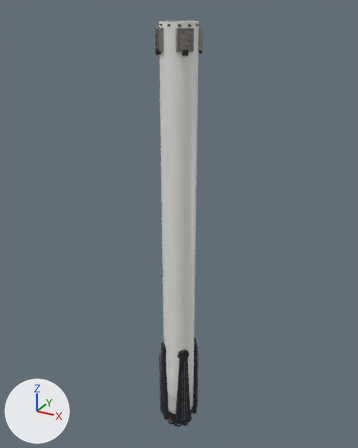
Before and after pictures for a commit that changed the glTF model assets/rockets/heron-9-v11/booster.hi.glb.
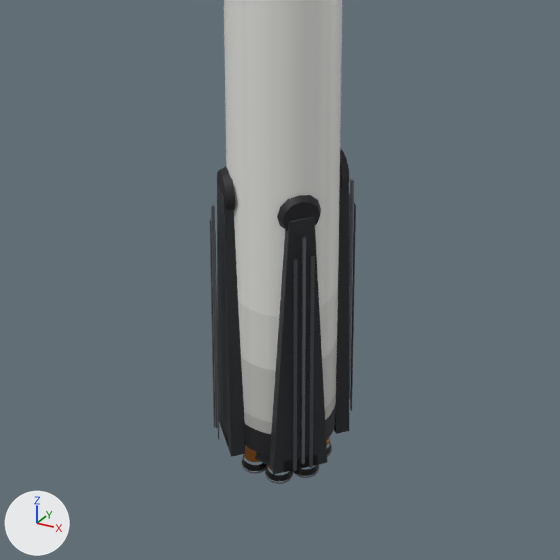
Each version appears first whole from a camera (50 mm lens) standing at (23.6, -42.9, 48.7) and looking at (-0.6, 1.2, 26.7), and next in a close-up on the part from 29% to 71% of the width and 66% to 100% of the height. Every picture has the same lights, and +X, +Y and +Z are marked at lower left. The older version's two pictures come first. Where no turn or scale is listed for an object, it has been applied to the vertices. Vertices at exactly the same position are counted once.

The scene before the commit, as lines of its bpy script (objects in view):
```python
ob_booster_dark = bpy.data.objects.new('booster.dark', me_booster_dark)
ob_booster_dark.location = (0.0, 0.0, 23.92)
ob_leg_0_dark = bpy.data.objects.new('leg_0.dark', me_leg_0_dark)
ob_leg_0_dark.parent = ob_leg_0
ob_leg_0_dark.location = (0.0, 0.0, 5.54)
ob_leg_0_dark.scale = (5.54, 5.54, 5.54)
ob_leg_0_metal = bpy.data.objects.new('leg_0.metal', me_leg_0_metal)
ob_leg_0_metal.parent = ob_leg_0
ob_leg_0_metal.location = (0.5, 0.0, 5.041)
ob_leg_0_metal.scale = (4.78, 4.78, 4.78)
ob_leg_1_dark = bpy.data.objects.new('leg_1.dark', me_leg_0_dark)
ob_leg_1_dark.parent = ob_leg_1
ob_leg_1_dark.location = (0.0, 0.0, 5.54)
ob_leg_1_dark.scale = (5.54, 5.54, 5.54)
ob_leg_1_metal = bpy.data.objects.new('leg_1.metal', me_leg_0_metal)
ob_leg_1_metal.parent = ob_leg_1
ob_leg_1_metal.location = (0.5, 0.0, 5.041)
ob_leg_1_metal.scale = (4.78, 4.78, 4.78)
ob_leg_3_dark = bpy.data.objects.new('leg_3.dark', me_leg_0_dark)
ob_leg_3_dark.parent = ob_leg_3
ob_leg_3_dark.location = (0.0, 0.0, 5.54)
ob_leg_3_dark.scale = (5.54, 5.54, 5.54)
ob_leg_3_metal = bpy.data.objects.new('leg_3.metal', me_leg_0_metal)
ob_leg_3_metal.parent = ob_leg_3
ob_leg_3_metal.location = (0.5, 0.0, 5.041)
ob_leg_3_metal.scale = (4.78, 4.78, 4.78)
# also in view: 'booster.hull' at (0.0, 0.0, 24.9); 'booster.bell' at (0.0, 0.0, 0.6)
```
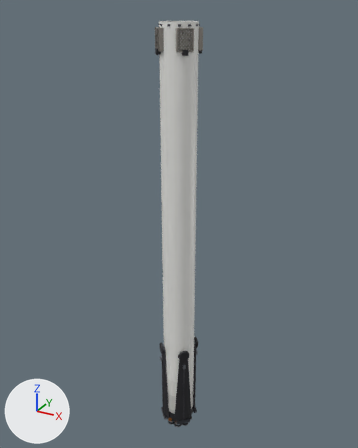
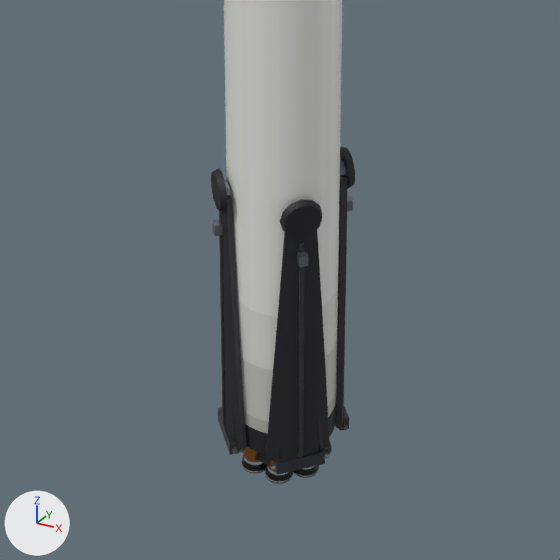
Pixel boxes [x1, y1, x2, y2] of what changed, in the close-ups (560 x 560 px; the box of a moved part takes in the faces that stretch with it):
'leg_0.dark', reshaped, moved, rescaled (14% wider)
    before: [270, 195, 327, 474]
    after: [265, 199, 330, 462]
'leg_1.dark', reshaped, moved, rescaled (28% wider)
    before: [217, 166, 245, 457]
    after: [211, 168, 247, 451]
'leg_3.dark', reshaped, moved, rescaled (25% wider)
    before: [334, 149, 349, 434]
    after: [336, 146, 355, 429]
'leg_0.metal', reshaped, moved, rescaled
    before: [293, 237, 315, 471]
    after: [270, 250, 328, 474]
'leg_1.metal', reshaped, moved, rescaled (190% wider, 16% taller)
    before: [210, 204, 219, 440]
    after: [212, 180, 240, 455]
'leg_3.metal', reshaped, moved, rescaled
    before: [349, 179, 356, 411]
    after: [339, 159, 353, 431]
part 1 of me_leg_0_dark, added
    after: [211, 146, 355, 238]
part 2 of me_leg_0_dark, moved or reshaped
    before: [217, 183, 349, 474]
    after: [219, 212, 304, 457]
part 3 of me_leg_0_dark, moved or reshaped
    before: [217, 149, 349, 472]
    after: [219, 174, 348, 461]
part 4 of me_leg_0_metal, added
    after: [218, 407, 349, 474]
part 5 of me_leg_0_metal, added
    after: [232, 423, 348, 470]
part 6 of me_leg_0_metal, added
    after: [212, 195, 353, 267]
part 7 of me_leg_0_metal, added (mostly hidden)
    after: [225, 159, 346, 196]
part 8 of me_leg_0_metal, deleted
    before: [211, 179, 354, 464]
part 9 of me_leg_0_metal, deleted
    before: [214, 193, 350, 468]
part 10 of me_leg_0_metal, deleted
    before: [210, 203, 356, 471]

The change in detail:
me_leg_0_dark is used by ob_leg_0_dark; parent ob_leg_0; location (0.0, 0.0, 5.54); scale (5.54, 5.54, 5.54).
me_leg_0_dark had 74 vertices, 136 faces and spanned x -0.05..0.05, y -0.17..0.17, z -1.0..1.0.
me_leg_0_dark now has 240 vertices, 456 faces and spans x -0.06..0.06, y -0.21..0.21, z -1.0..1.0.
me_leg_0_dark part 1: a new loose piece, a 12-sided cut cone along x (radius 0.13 at the low end, 0.115 at the high end) spanning x 0.022..0.063, y -0.13..0.13, z 0.74..1.0, in mat_or_dark.
me_leg_0_dark part 2: the loose piece of 24 vertices spanning x -0.05..0.05, y -0.17..0.17, z -1.0..0.87 is scaled about its middle by (0.0297, 0.095, 0.885), then moved by (0.04, 0.0, -0.06).
me_leg_0_dark part 3: 49 vertices removed from x -0.01..0.05, y -0.13..0.13, z -1.0..1.0; 75 vertices added at x -0.06..0.03, y -0.21..0.21, z -0.99..0.87.
Other edits to the shape of me_leg_0_dark do not show in these pictures.
me_leg_0_metal is used by ob_leg_0_metal; parent ob_leg_0; location (0.5, 0.0, 5.041); scale (4.78, 4.78, 4.78).
me_leg_0_metal had 24 vertices, 36 faces and spanned x -0.01..0.01, y -0.07..0.07, z -1.0..1.0.
me_leg_0_metal now has 48 vertices, 80 faces and spans x -0.05..0.05, y -0.19..0.19, z -1.0..1.0.
me_leg_0_metal part 4: a new loose piece, a box spanning x -0.053..0.011, y -0.158..0.158, z -1.0..-0.906, in mat_or_metal.
me_leg_0_metal part 5: a new loose piece, a 6-sided cylinder along y spanning x -0.038..-0.004, y -0.188..0.188, z -0.977..-0.948, in mat_or_metal.
me_leg_0_metal part 6: a new loose piece, a box spanning x -0.004..0.053, y -0.028..0.028, z 0.634..0.709, in mat_or_metal.
me_leg_0_metal part 7: a new loose piece, an 8-sided cylinder along x spanning x -0.043..-0.006, y -0.06..0.06, z 0.88..1.0, in mat_or_metal.
me_leg_0_metal part 8: the loose piece of 8 vertices spanning x -0.01..0.01, y -0.01..0.01, z -0.95..1.0 is deleted.
me_leg_0_metal part 9: the loose piece of 8 vertices spanning x 0.0..0.01, y 0.05..0.07, z -1.0..0.84 is deleted.
me_leg_0_metal part 10: the loose piece of 8 vertices spanning x 0.0..0.01, y -0.07..-0.05, z -1.0..0.84 is deleted.
Object 'leg_0.dark' (ob_leg_0_dark) moves from (0.0, 0.0, 5.54) to (0.0603, 0.0, 5.677).
Object 'leg_0.dark' (ob_leg_0_dark) is rescaled from (5.54, 5.54, 5.54) to (5.38, 5.38, 5.38).
Object 'leg_0.metal' (ob_leg_0_metal) moves from (0.5, 0.0, 5.041) to (0.209, 0.0, 5.32).
Object 'leg_0.metal' (ob_leg_0_metal) is rescaled from (4.78, 4.78, 4.78) to (5.32, 5.32, 5.32).
Object 'leg_1.dark' (ob_leg_1_dark) moves from (0.0, 0.0, 5.54) to (0.0603, 0.0, 5.677).
Object 'leg_1.dark' (ob_leg_1_dark) is rescaled from (5.54, 5.54, 5.54) to (5.38, 5.38, 5.38).
Object 'leg_1.metal' (ob_leg_1_metal) moves from (0.5, 0.0, 5.041) to (0.209, 0.0, 5.32).
Object 'leg_1.metal' (ob_leg_1_metal) is rescaled from (4.78, 4.78, 4.78) to (5.32, 5.32, 5.32).
Object 'leg_3.dark' (ob_leg_3_dark) moves from (0.0, 0.0, 5.54) to (0.0603, 0.0, 5.677).
Object 'leg_3.dark' (ob_leg_3_dark) is rescaled from (5.54, 5.54, 5.54) to (5.38, 5.38, 5.38).
Object 'leg_3.metal' (ob_leg_3_metal) moves from (0.5, 0.0, 5.041) to (0.209, 0.0, 5.32).
Object 'leg_3.metal' (ob_leg_3_metal) is rescaled from (4.78, 4.78, 4.78) to (5.32, 5.32, 5.32).
